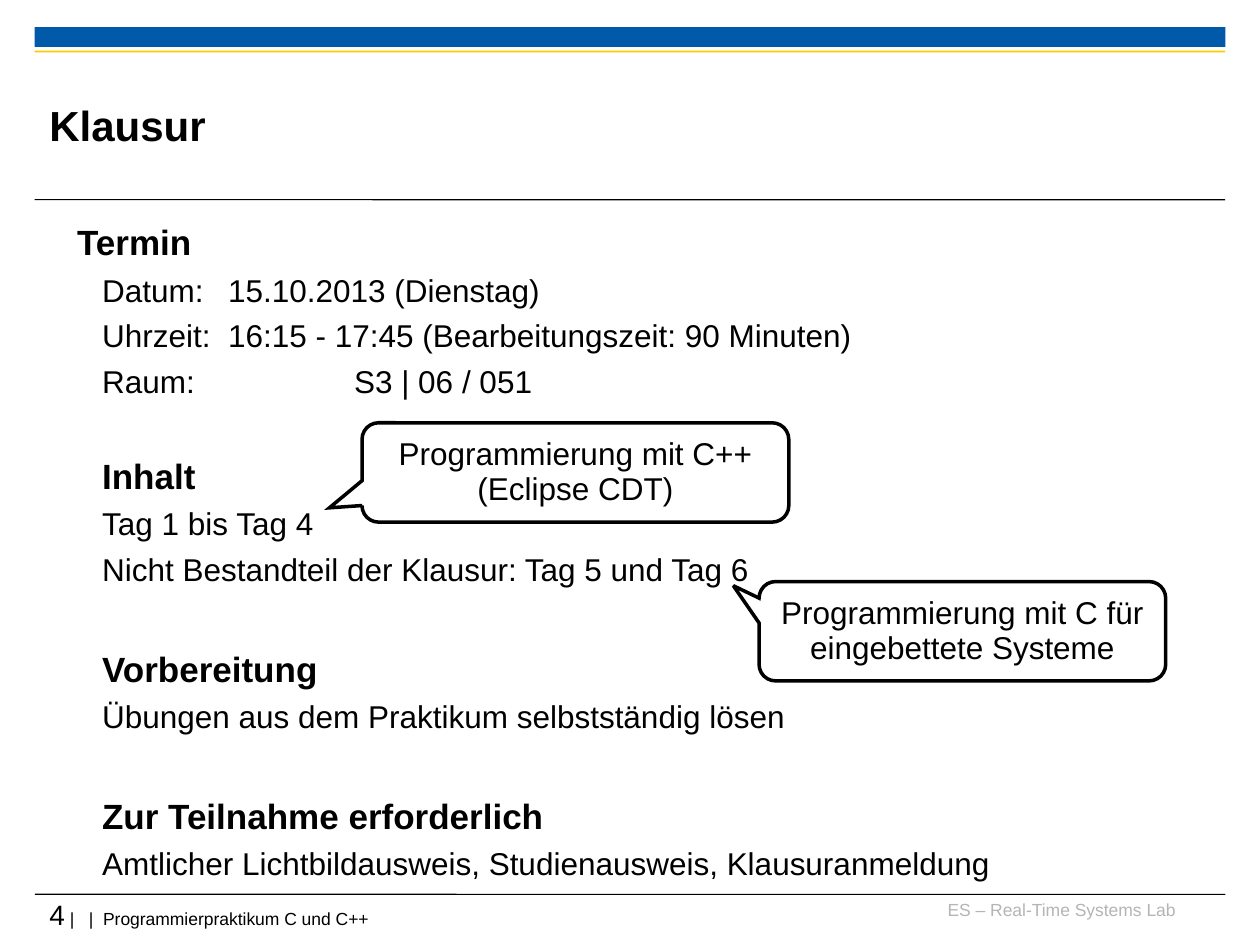
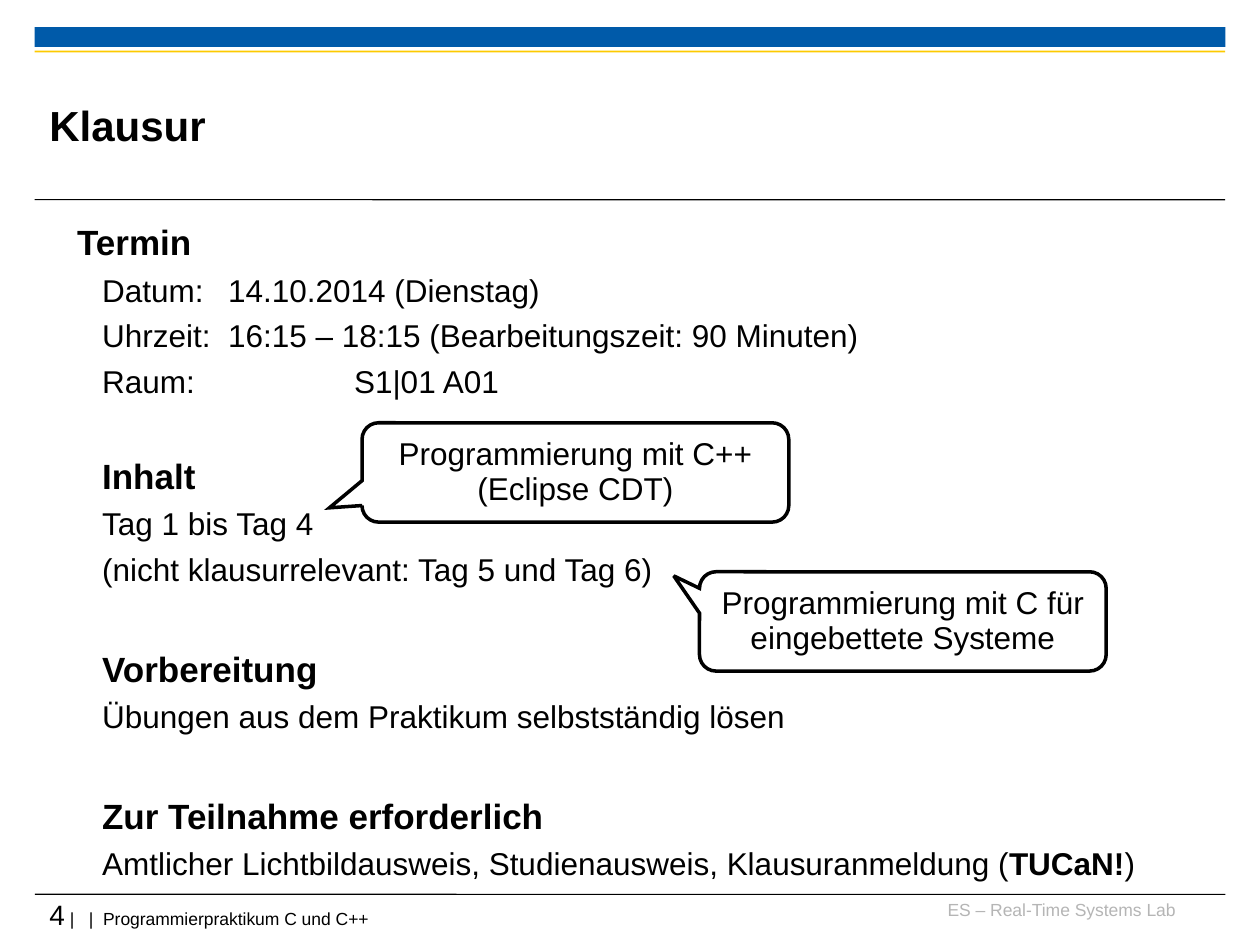
Before and after one commit to h82k/tud-cppp, a slide deck: slide 4 of Vorlesung/0 Organisatorisches_F6.ppt. Drawn at 1260x945 pixels with LibreOffice and Linux fonts; fonts in the diff are those of the drawing; background and template pictures are left out. Boxes give left, top, right and bottom in pixels: in the first picture for what was removed or moved away, otherwise in the second. Text is boxed around its words. In the diff, an @@ line names an element or a change of style, - is before the commit and + after.

```diff
--- a/Vorlesung/0 Organisatorisches_F6.ppt
+++ b/Vorlesung/0 Organisatorisches_F6.ppt
@@ text at (x1=102, y1=279, x2=859, y2=399): text changed @@
-  Datum: 15.10.2013 (Dienstag)
-  Uhrzeit: 16:15 - 17:45 (Bearbeitungszeit: 90 Minuten)
-  Raum: S3 | 06 / 051
+  Datum: 14.10.2014 (Dienstag)
+  Uhrzeit: 16:15 – 18:15 (Bearbeitungszeit: 90 Minuten)
+  Raum: S1|01 A01
@@ text at (x1=102, y1=558, x2=652, y2=587): text changed @@
-  Nicht Bestandteil der Klausur: Tag 5 und Tag 6
+  (nicht klausurrelevant: Tag 5 und Tag 6)
@@ rounded speech box "Programmierung mit C für eingebettete ..." moved from (x1=759, y1=582, x2=1166, y2=682) to (x1=699, y1=572, x2=1106, y2=672) @@
@@ text at (x1=102, y1=852, x2=1135, y2=881): text changed @@
-  Amtlicher Lichtbildausweis, Studienausweis, Klausuranmeldung
+  Amtlicher Lichtbildausweis, Studienausweis, Klausuranmeldung (TUCaN!)
```
Also in this commit, not shown: 7 other slides changed.
